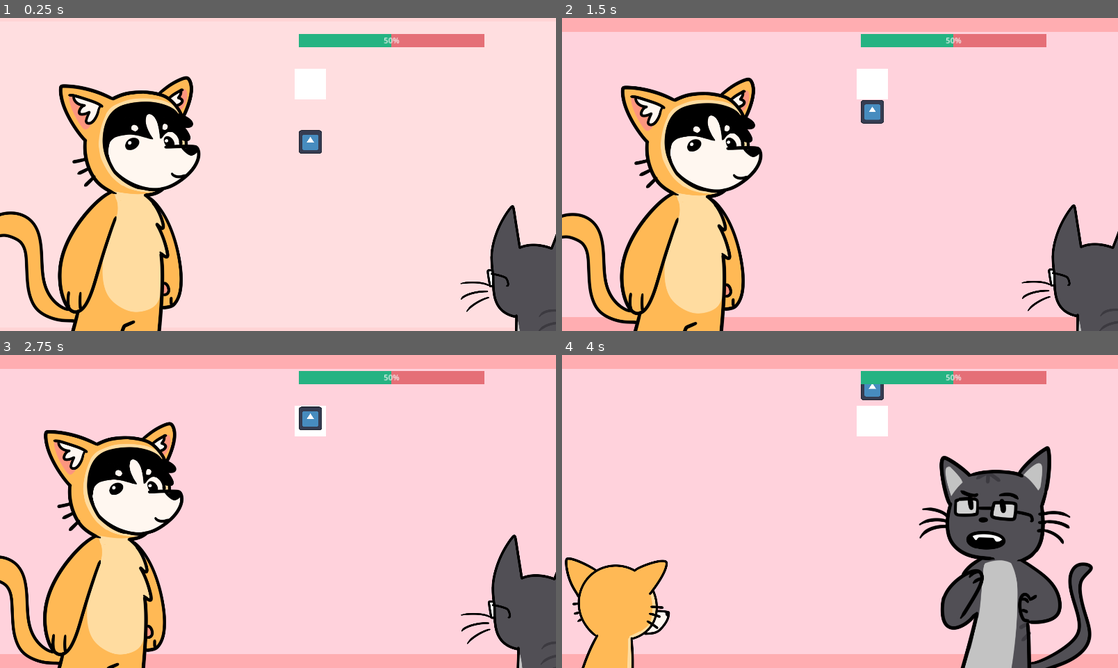
Above: before the commit, frames 1-4 (two rows, left to right).
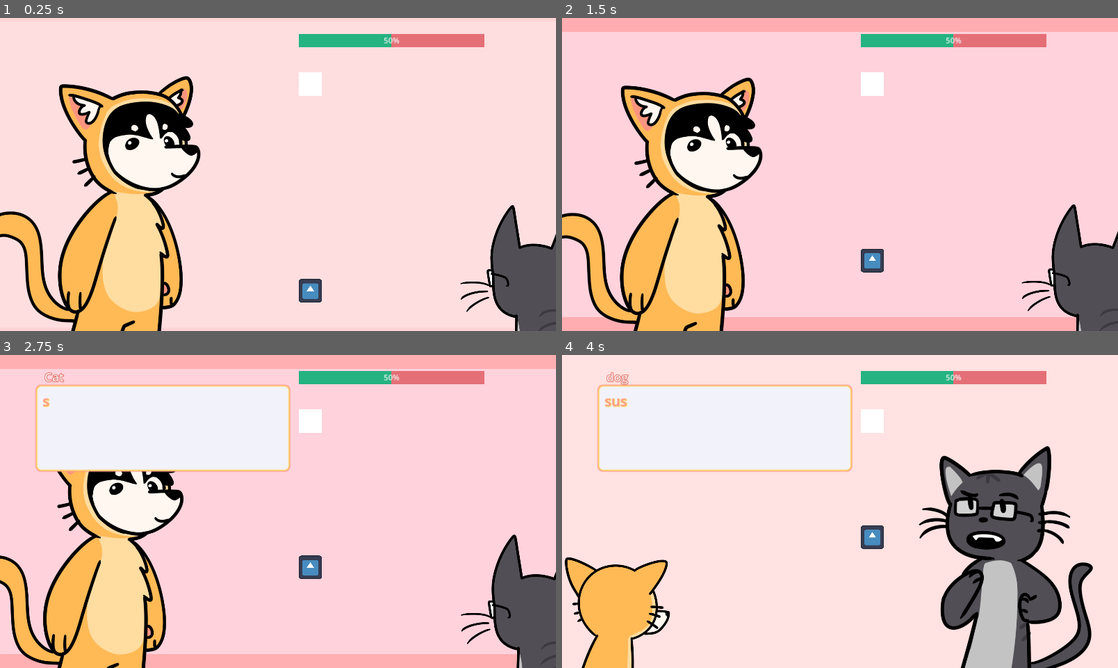
Above: after the commit, the same moments.

Repository: crawsoir/pizza_game
Game: Godot game, scene res://Battlescreen/BattleScreen.tscn
Same seed, same stepped clock (60 frames per second), same inputs: the game is played once before the commit and once after it. This scene is started directly instead of the project's main scene. The engine's default icon, where the game draws it, is replaced by a stand-in: a white triangle on a blue panel in a dark square.
Inputs:
- Up to frame 1 (0.25 s): no input
- Up to frame 2 (1.5 s): tap Z (interact) at 0.6, 1.35 s
- Up to frame 3 (2.75 s): tap Space (space) at 2.1 s; tap Z (interact) at 2.3 s
- Up to frame 4 (4 s): tap Z (interact) at 2.85, 3.6 s

The runs differ from the first frame. In frame 1, 0.9% of the frame differs, in the area x 53-59%, y 16-91%; in frame 2, 0.9%; in frame 3, 13%; in frame 4, 21%, in the area x 0-100%, y 0-100%.

Commit message:
Sync interactive dialogue box with event manager

Diff:
--- a/Battlescreen/BattleScreen.gd
+++ b/Battlescreen/BattleScreen.gd
@@ -5,8 +5,10 @@
 @onready var anim_manager = $AnimationManager
 @onready var event_manager = $EventManager
 @onready var game_pad = $GamePad
+@onready var prebattle_timer = $PrebattleTimer
 
 @onready var live_dialogue = $LiveDialogueBox
+#would be nice to refactor this into a class object, so we dont have to manually reset it
 @onready var interactive_dialogue = $InteractiveDialogueBox
 
 var sus_score = 0.5
@@ -22,8 +24,8 @@
 func _process(delta):
 	match(current_state):
 		states.PREBATTLE:
-			await get_tree().create_timer(2).timeout
-			process_event()
+			if prebattle_timer.is_stopped():
+				process_event()
 
 		states.DOG_TURN:
 			# Update sus animations
@@ -44,6 +46,7 @@
 
 		states.CAT_TURN:
 			if interactive_dialogue.dialogue_finished:
+				interactive_dialogue.clear()
 				interactive_dialogue.visible = false
 				event_manager.next_event()
 				process_event()
@@ -56,18 +59,20 @@
 			pass
 		states.WON:
 			pass
+
 		_:
 			print("Unknown state: " + str(current_state))
 
 func process_event():
 	if event_manager.battle_finished:
+		interactive_dialogue.visible = true
+		interactive_dialogue.set_dialogue(event_manager.get_win_dialogue())
 		update_state(states.WON)
 	elif event_manager.event_is_battle():
 		update_state(states.DOG_TURN)
 		game_pad.start_game(event_manager, sus_score)
 	elif event_manager.event_is_dialogue():
 		update_state(states.CAT_TURN)
-
 		interactive_dialogue.visible = true
 		interactive_dialogue.set_dialogue(event_manager.get_dialogue())
 
--- a/Battlescreen/BattleScreen.tscn
+++ b/Battlescreen/BattleScreen.tscn
@@ -17,6 +17,11 @@
 grow_vertical = 2
 script = ExtResource("1_cnmqh")
 
+[node name="PrebattleTimer" type="Timer" parent="."]
+wait_time = 2.0
+one_shot = true
+autostart = true
+
 [node name="BgColour" parent="." instance=ExtResource("2_m21c5")]
 layout_mode = 1
 
@@ -32,7 +37,6 @@
 [node name="LiveDialogueBox" parent="." instance=ExtResource("6_jf8eq")]
 visible = false
 layout_mode = 0
-anchors_preset = 0
 offset_left = 470.0
 offset_top = 468.0
 offset_right = 877.0
--- a/Battlescreen/BgColour.tscn
+++ b/Battlescreen/BgColour.tscn
@@ -258,7 +258,9 @@
 anchor_top = 1.0
 anchor_right = 1.0
 anchor_bottom = 1.0
-offset_bottom = 29.0
+offset_top = 648.0
+offset_right = 1152.0
+offset_bottom = 677.0
 grow_horizontal = 2
 grow_vertical = 0
 color = Color(1, 0.580392, 0.580392, 0.592157)
@@ -267,6 +269,7 @@
 layout_mode = 1
 anchors_preset = 10
 anchor_right = 1.0
+offset_right = 1152.0
 grow_horizontal = 2
 color = Color(1, 0.580392, 0.580392, 0.592157)
 
--- a/DialogueBox/InteractiveDialogueBox.gd
+++ b/DialogueBox/InteractiveDialogueBox.gd
@@ -19,6 +19,13 @@
 			_next_phrase()
 		else:
 			$Text.visible_characters = len($Text.text)
+
+# better to make this a new object instead of having to do this, but ah well
+func clear():
+	dialogue = null
+	phrase_num = 0
+	phrase_finished = false
+	dialogue_finished = false
 
 func set_dialogue(dialogue_param):
 	dialogue = dialogue_param
@@ -46,6 +53,8 @@
 
 	while $Text.visible_characters < len($Text.text):
 		$Text.visible_characters += 1
+		timer.start()
+		await timer.timeout
 
 	phrase_finished = true
 	phrase_num += 1
--- a/DialogueBox/InteractiveDialogueBox.tscn
+++ b/DialogueBox/InteractiveDialogueBox.tscn
@@ -30,7 +30,7 @@
 offset_right = 204.0
 offset_bottom = -1.0
 theme_override_colors/default_color = Color(0.94902, 0.952941, 0.980392, 1)
-theme_override_colors/font_outline_color = Color(1, 0.607843, 0.54902, 1)
+theme_override_colors/font_outline_color = Color(0.886275, 0.247059, 0.152941, 1)
 theme_override_constants/outline_size = 4
 theme_override_font_sizes/normal_font_size = 25
 text = "Cat"
--- a/DialogueBox/LiveDialogueBox.tscn
+++ b/DialogueBox/LiveDialogueBox.tscn
@@ -19,7 +19,6 @@
 
 [node name="LiveDialogueBox" type="Panel"]
 self_modulate = Color(1, 1, 1, 0.792157)
-anchors_preset = -1
 offset_right = 407.0
 offset_bottom = 139.0
 grow_horizontal = 2
--- a/Gamepad/GamePad.gd
+++ b/Gamepad/GamePad.gd
@@ -25,4 +25,5 @@
 	return false
 
 func get_sus_score() -> float:
-	return sus_score - 0.01
+	sus_score -= 0.01
+	return sus_score
--- a/Gamepad/letter.tscn
+++ b/Gamepad/letter.tscn
@@ -3,8 +3,8 @@
 [ext_resource type="Script" path="res://Gamepad/letter.gd" id="1_1e5wi"]
 [ext_resource type="Texture2D" uid="uid://mnwuc2mk83cn" path="res://icon.svg" id="2_kbh4v"]
 
-[sub_resource type="RectangleShape2D" id="RectangleShape2D_gmtde"]
-size = Vector2(50, 48)
+[sub_resource type="RectangleShape2D" id="RectangleShape2D_rhswe"]
+size = Vector2(48.9998, 49.0002)
 
 [node name="Letter" type="CharacterBody2D"]
 script = ExtResource("1_1e5wi")
@@ -14,5 +14,5 @@
 scale = Vector2(0.379862, 0.380734)
 texture = ExtResource("2_kbh4v")
 
-[node name="RealBody" type="CollisionShape2D" parent="."]
-shape = SubResource("RectangleShape2D_gmtde")
+[node name="CollisionShape2D" type="CollisionShape2D" parent="."]
+shape = SubResource("RectangleShape2D_rhswe")
--- a/Gamepad/letter_highway.tscn
+++ b/Gamepad/letter_highway.tscn
@@ -4,35 +4,57 @@
 [ext_resource type="Script" path="res://Gamepad/KeyPressArea.gd" id="1_tdf2o"]
 [ext_resource type="PackedScene" uid="uid://c0o8dy0vfh5wr" path="res://Gamepad/letter.tscn" id="3_423f1"]
 
-[sub_resource type="RectangleShape2D" id="RectangleShape2D_un0gg"]
-size = Vector2(64, 64)
+[sub_resource type="RectangleShape2D" id="RectangleShape2D_yldku"]
+size = Vector2(48, 56)
 
 [node name="LetterHighway" type="Node2D"]
 script = ExtResource("1_ngcs6")
-speed = 1
 
 [node name="Sprite2D" type="Sprite2D" parent="."]
 
 [node name="ColorRect" type="ColorRect" parent="Sprite2D"]
-anchors_preset = -1
-anchor_left = -8.0
-anchor_top = -8.0
-anchor_right = 8.0
-anchor_bottom = 8.0
 offset_left = -24.0
 offset_top = -24.0
 offset_right = 24.0
 offset_bottom = 24.0
 metadata/_edit_use_anchors_ = true
 
-[node name="Area2D" type="Area2D" parent="."]
+[node name="OutKeyPressArea" type="Area2D" parent="."]
+position = Vector2(0, -104)
 script = ExtResource("1_tdf2o")
 
-[node name="CollisionShape2D" type="CollisionShape2D" parent="Area2D"]
-shape = SubResource("RectangleShape2D_un0gg")
+[node name="CollisionShape2D" type="CollisionShape2D" parent="OutKeyPressArea"]
+shape = SubResource("RectangleShape2D_yldku")
+
+[node name="LateKeyPressArea" type="Area2D" parent="."]
+position = Vector2(0, -64)
+script = ExtResource("1_tdf2o")
+score = 30
+
+[node name="CollisionShape2D" type="CollisionShape2D" parent="LateKeyPressArea"]
+shape = SubResource("RectangleShape2D_yldku")
+
+[node name="PerfectKeyPressArea" type="Area2D" parent="."]
+position = Vector2(0, -48)
+script = ExtResource("1_tdf2o")
+score = 60
+
+[node name="CollisionShape2D" type="CollisionShape2D" parent="PerfectKeyPressArea"]
+shape = SubResource("RectangleShape2D_yldku")
+
+[node name="EarlyKeyPressArea" type="Area2D" parent="."]
+position = Vector2(0, -32)
+script = ExtResource("1_tdf2o")
+score = 40
+
+[node name="CollisionShape2D" type="CollisionShape2D" parent="EarlyKeyPressArea"]
+shape = SubResource("RectangleShape2D_yldku")
 
 [node name="Letter" parent="." instance=ExtResource("3_423f1")]
-position = Vector2(0, 132)
+position = Vector2(0, 440)
 
-[connection signal="body_entered" from="Area2D" to="Area2D" method="_on_body_entered"]
+[connection signal="body_entered" from="OutKeyPressArea" to="Letter" method="_on_out_key_press_area_body_entered"]
+[connection signal="body_entered" from="LateKeyPressArea" to="Letter" method="_on_late_key_press_area_body_entered"]
+[connection signal="body_entered" from="PerfectKeyPressArea" to="Letter" method="_on_perfect_key_press_area_body_entered"]
+[connection signal="body_entered" from="EarlyKeyPressArea" to="Letter" method="_on_early_key_press_area_body_entered"]
 [connection signal="letterHighwayPressed" from="Letter" to="." method="_on_letter_letter_highway_pressed"]
